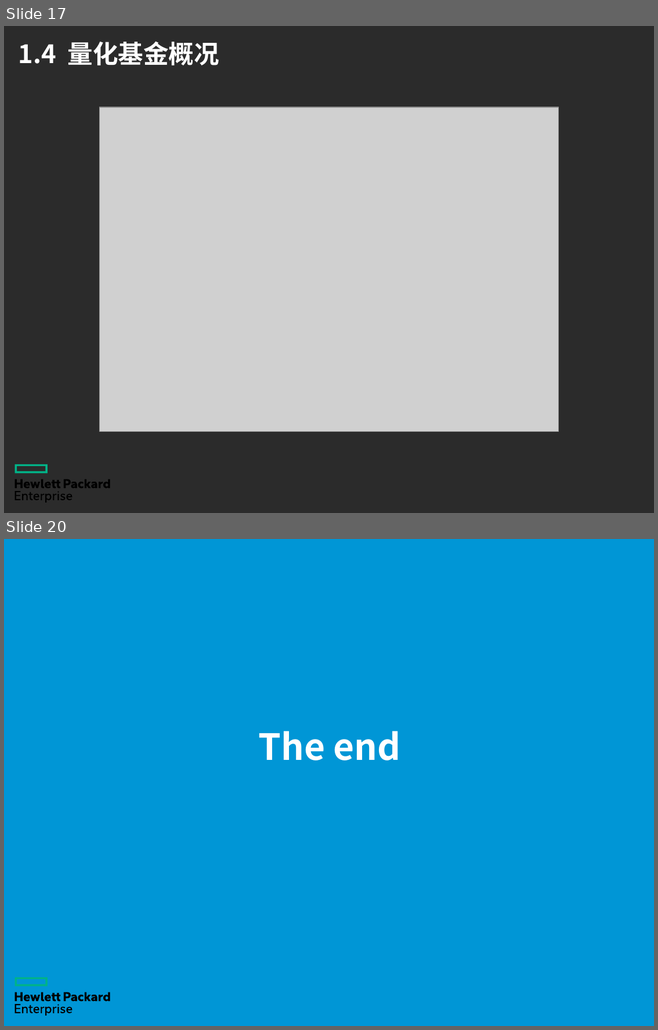
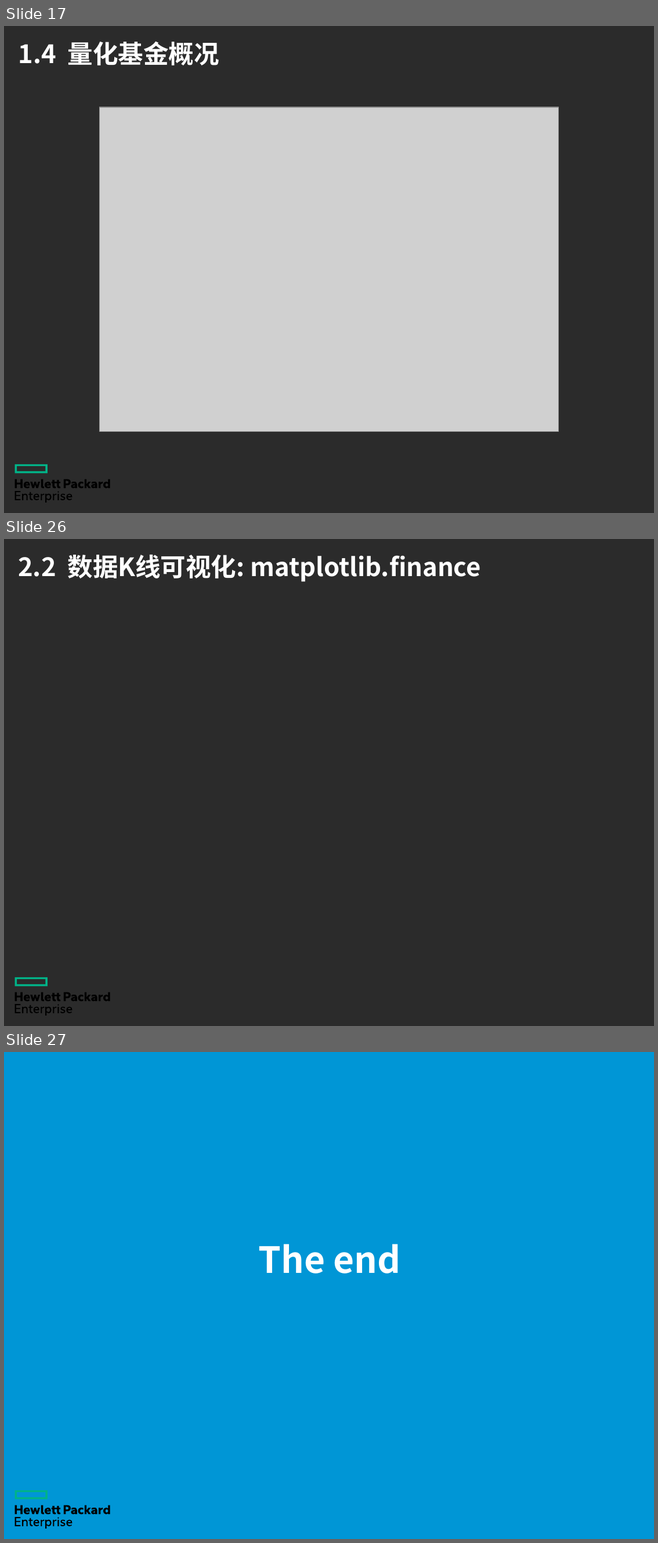
Before and after one commit to chrgu000/JuXin, a slide deck: Original/Files/慧与大数据/量化投资交易.pptx. Shown one above the other, each under a label of ours: slides 17 and 20 before the commit, slides 17, 26 and 27 after it; the slides between them are not shown. The pictures are 658x1030 and 658x1543 pixels, drawn with LibreOffice and Linux fonts; fonts in the diff are those of the drawing; grey boxes stand for pictures; background and template pictures are left out; a plain dark background stands for a picture behind light text. Boxes give left, top, right and bottom in pixels: in the first picture for what was removed or moved away, otherwise in the second. Text is boxed around its words. In the diff, an @@ line names an element or a change of style, - is before the commit and + after.

```diff
--- a/Original/Files/慧与大数据/量化投资交易.pptx
+++ b/Original/Files/慧与大数据/量化投资交易.pptx
@@ slide 26 added at [4,539,654,1026], background picture (left out); not listed: 2 template elements that a slide beside it also shows @@
@@ title added at [18,555,481,582], 28 pt, text #FFFFFF, bold @@
+2.2 数据K线可视化: matplotlib.finance
@@ what was slide 20 is now slide 27 @@
```
Also in this commit, not shown: 2 slides changed, 6 other slides added, 6 other files.
